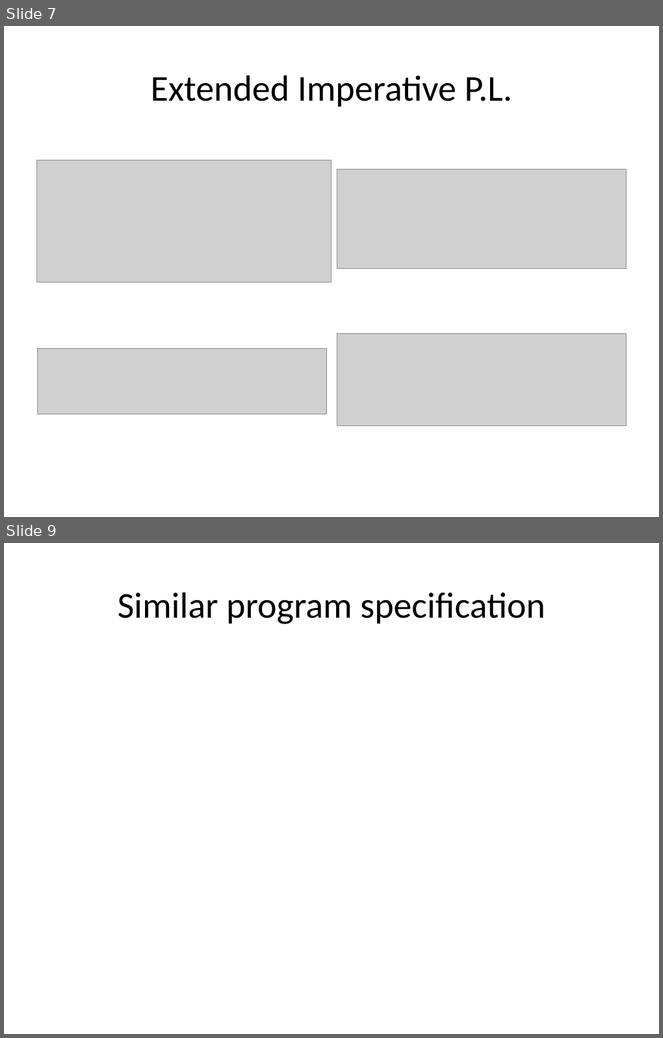
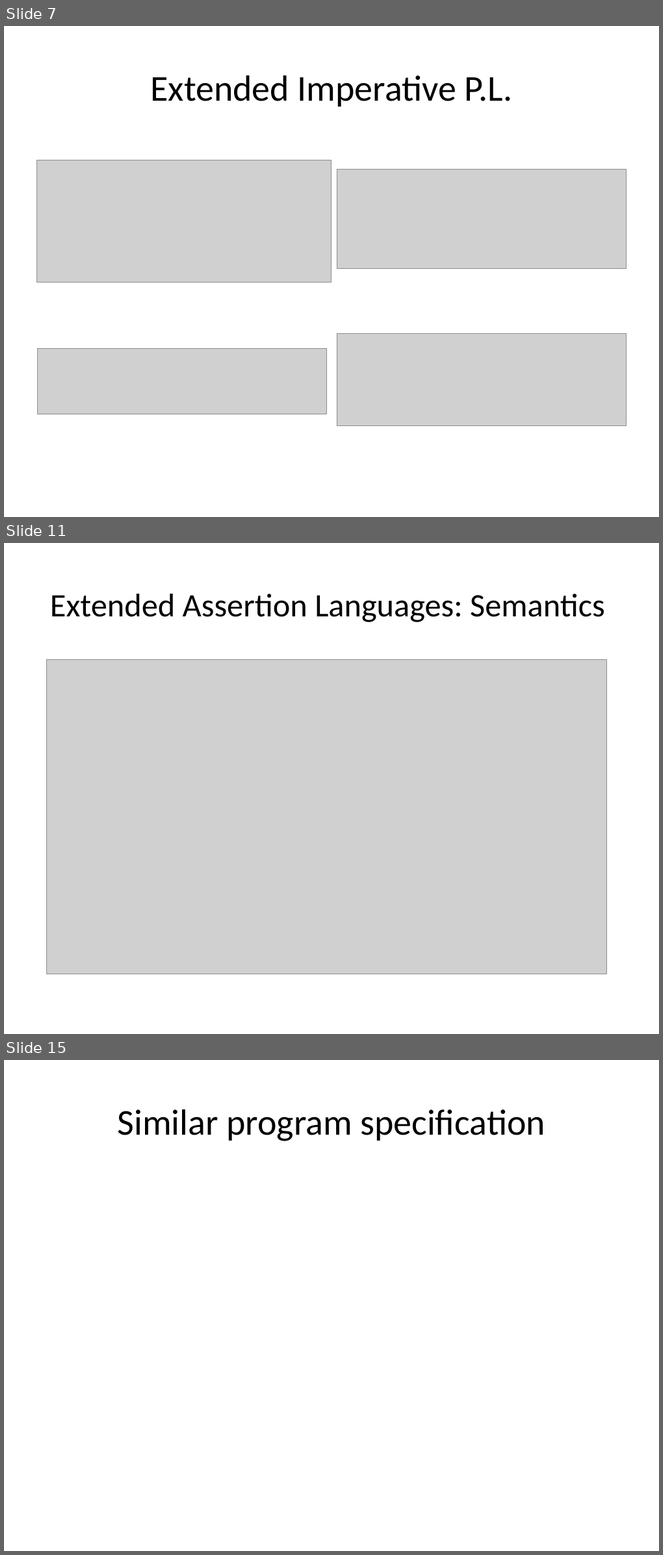
Before and after one commit to xiaohe27/Papers4Courses, a slide deck: FM/presentations/Overview of Separation Logic.ppt. Shown one above the other, each under a label of ours: slides 7 and 9 before the commit, slides 7, 11 and 15 after it; the slides between them are not shown. The pictures are 663x1038 and 663x1555 pixels, drawn with LibreOffice and Linux fonts; fonts in the diff are those of the drawing; grey boxes stand for pictures. Boxes give left, top, right and bottom in pixels: in the first picture for what was removed or moved away, otherwise in the second. Text is boxed around its words. In the diff, an @@ line names an element or a change of style, - is before the commit and + after.

```diff
--- a/FM/presentations/Overview of Separation Logic.ppt
+++ b/FM/presentations/Overview of Separation Logic.ppt
@@ slide 11 added at box(4, 543, 659, 1034), background #FFFFFF @@
@@ title added at box(50, 594, 605, 622), 36 pt, text #000000 @@
+Extended Assertion Languages: Semantics
@@ picture added at box(47, 659, 607, 974) @@
@@ what was slide 9 is now slide 15 @@
```
Also in this commit, not shown: 1 slide changed, 5 other slides added.
